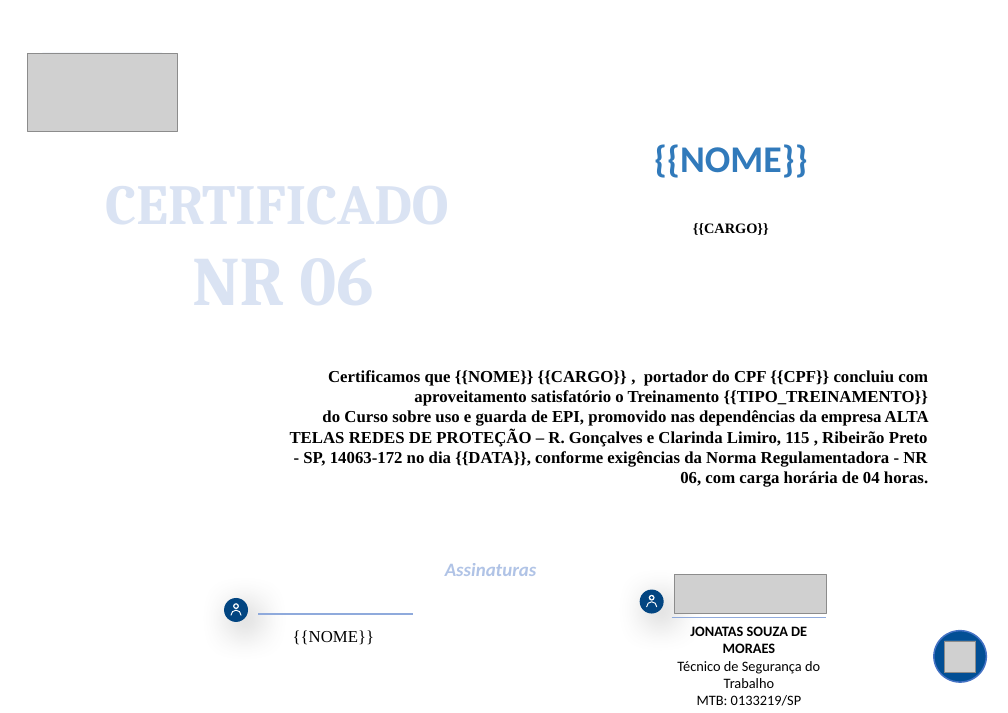
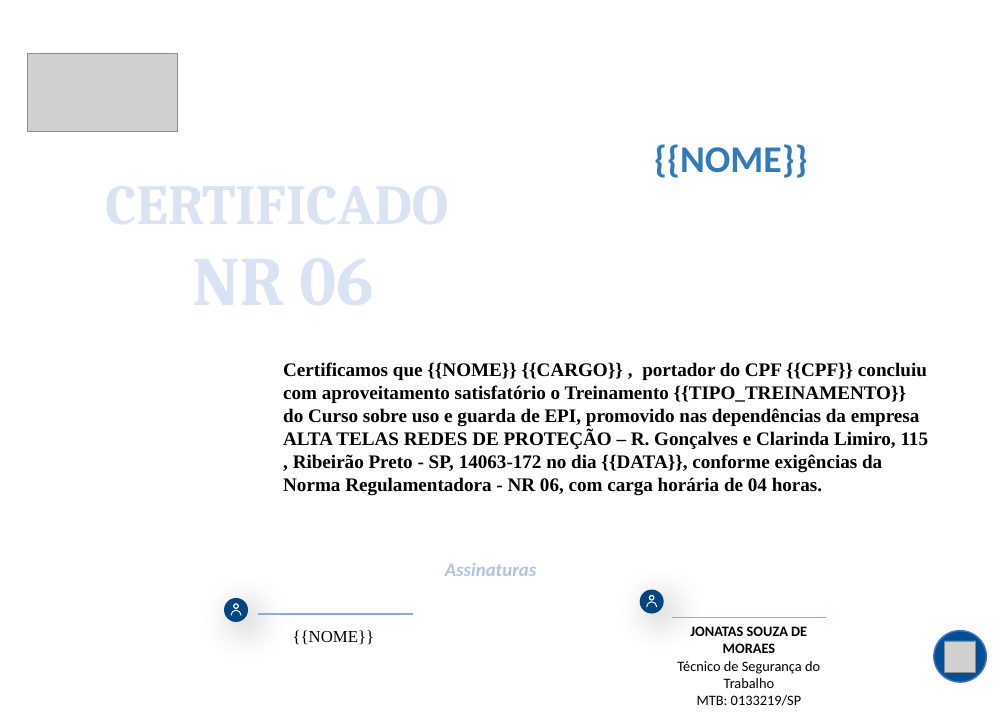
Before and after one commit to LevitaSofia/appcertificadosnrs, a slide deck: slide 1 of modelos_nr/NR06_modelo.pptx. Drawn at 1008x713 pixels with LibreOffice and Linux fonts; fonts in the diff are those of the drawing; grey boxes stand for pictures; background and template pictures are left out. Boxes give left, top, right and bottom in pixels: in the first picture for what was removed or moved away, otherwise in the second. Text is boxed around its words. In the diff, an @@ line names an element or a change of style, - is before the commit and + after.

```diff
--- a/modelos_nr/NR06_modelo.pptx
+++ b/modelos_nr/NR06_modelo.pptx
@@ text removed at [693, 223, 769, 235] @@
-{{CARGO}}
@@ text "Certificamos que {{NOME}} {{CARGO}} , ...": place and size @@
-text "Certificamos que {{NOME}} {{CARGO}} , ..." at [290, 370, 929, 487]
+text "Certificamos que {{NOME}} {{CARGO}} , ..." at [283, 362, 929, 495]
@@ text "Certificamos que {{NOME}} {{CARGO}} , ..." at [283, 362, 929, 495]: size 14 to 16 pt; alignment right to left @@
@@ picture removed at [675, 575, 826, 614] @@
```
Also in this commit, not shown: 30 other files.
